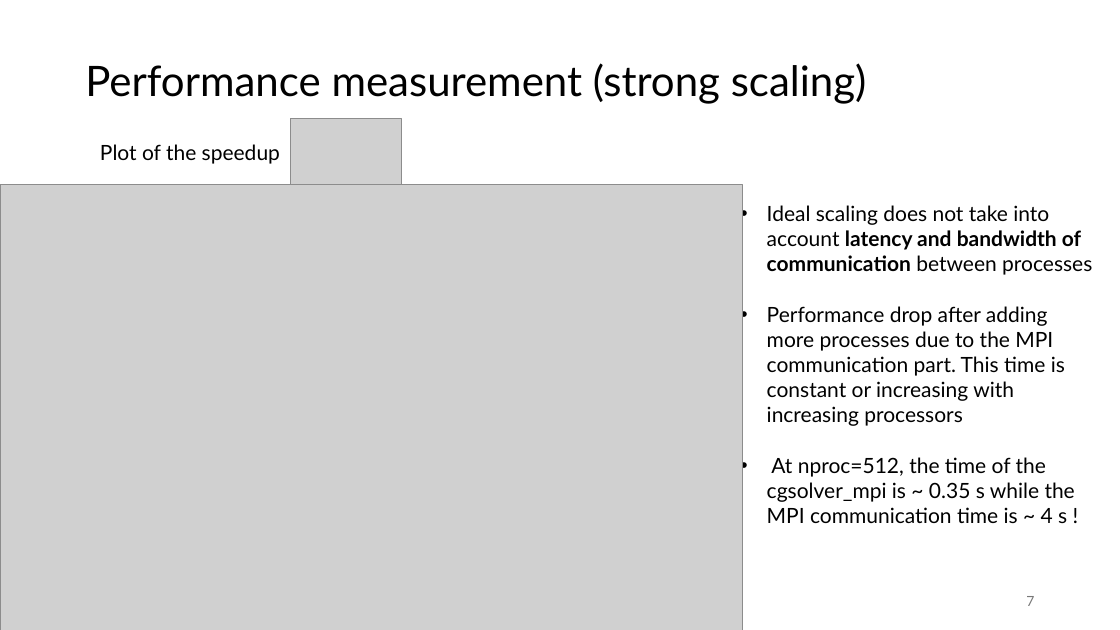
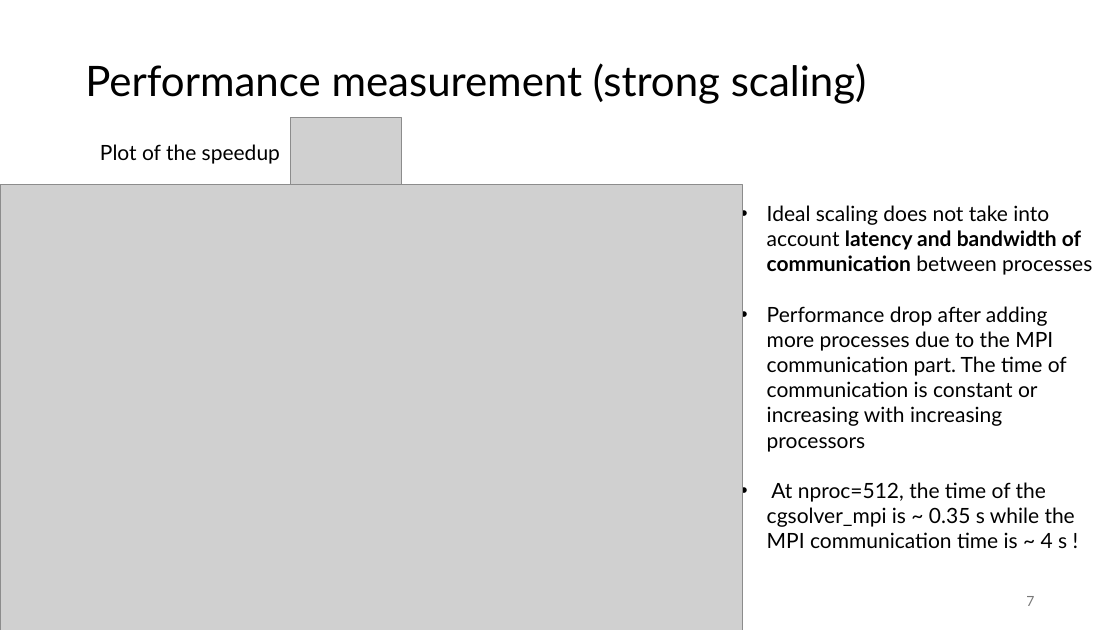
Before and after one commit to lucarighetti3/CG-MPI, a slide deck: slide 8 of project_pres.pptx. Drawn at 1120x630 pixels with LibreOffice and Linux fonts; fonts in the diff are those of the drawing; grey boxes stand for pictures; background and template pictures are left out. Boxes give left, top, right and bottom in pixels: in the first picture for what was removed or moved away, otherwise in the second. Text is boxed around its words. In the diff, an @@ line names an element or a change of style, - is before the commit and + after.

```diff
--- a/project_pres.pptx
+++ b/project_pres.pptx
@@ text at [767,306,1067,452]: text changed @@
-• Performance drop after adding more processes due to the MPI communication part. This time is constant or increasing with increasing processors
+• Performance drop after adding more processes due to the MPI communication part. The time of communication is constant or increasing with increasing processors
```
Also in this commit, not shown: 6 other slides changed.
